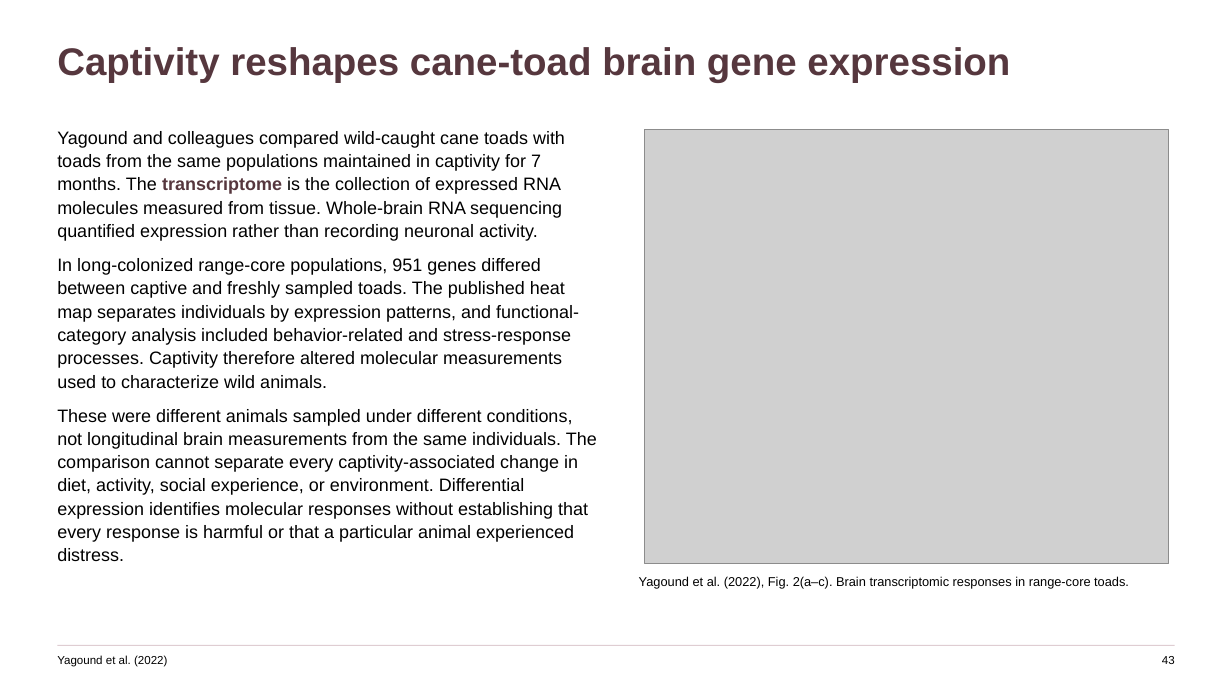
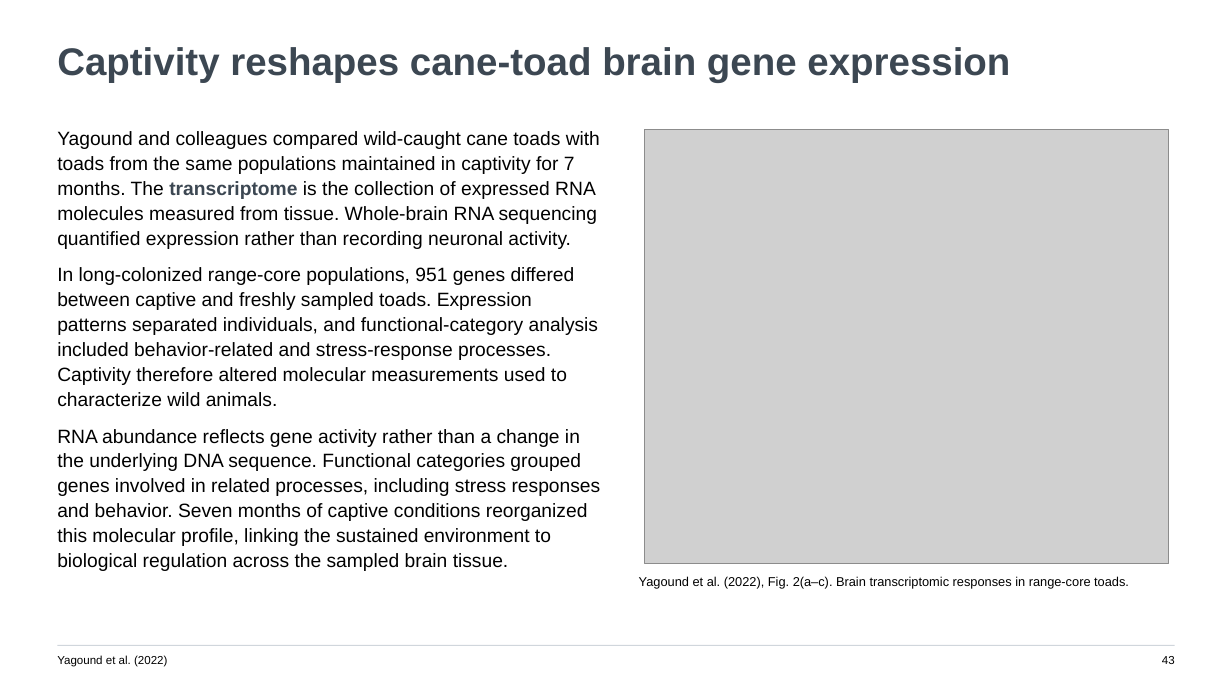
Before and after one commit to jordanxxlopez/NEUROETHOLOGY, a slide deck: slide 43 of lectures/L53/Neuroethology_Lecture53_FA2026.pptx. Drawn at 1232x693 pixels with LibreOffice and Linux fonts; fonts in the diff are those of the drawing; grey boxes stand for pictures. Boxes give left, top, right and bottom in pixels: in the first picture for what was removed or moved away, otherwise in the second. Text is boxed around its words. In the diff, an @@ line names an element or a change of style, - is before the commit and + after.

Commit message:
Revise Lecture 53 with teaching-focused paragraphs and new theme

```diff
--- a/lectures/L53/Neuroethology_Lecture53_FA2026.pptx
+++ b/lectures/L53/Neuroethology_Lecture53_FA2026.pptx
@@ text "Captivity reshapes cane-toad brain gene ..." at (57,47,1010,83): text colour #56373E to #3C4752 @@
@@ text at (57,131,600,249): size 14 to 15 pt in "Yagound and colleagues compared wild-caught cane toads ..."; text colour #56373E to #3C4752 in "transcriptome" @@
@@ text at (57,267,601,571): text changed; size 14 to 15 pt @@
-In long-colonized range-core populations, 951 genes differed between captive and freshly sampled toads. The published heat map separates individuals by expression patterns, and functional-category analysis included behavior-related and stress-response processes. Captivity therefore altered molecular measurements used to characterize wild animals.
-These were different animals sampled under different conditions, not longitudinal brain measurements from the same individuals. The comparison cannot separate every captivity-associated change in diet, activity, social experience, or environment. Differential expression identifies molecular responses without establishing that every response is harmful or that a particular animal experienced distress.
+In long-colonized range-core populations, 951 genes differed between captive and freshly sampled toads. Expression patterns separated individuals, and functional-category analysis included behavior-related and stress-response processes. Captivity therefore altered molecular measurements used to characterize wild animals.
+RNA abundance reflects gene activity rather than a change in the underlying DNA sequence. Functional categories grouped genes involved in related processes, including stress responses and behavior. Seven months of captive conditions reorganized this molecular profile, linking the sustained environment to biological regulation across the sampled brain tissue.
@@ rectangle at (57,645,1175,646): fill #DFCDD2 to #D0D6DC @@
```
Also in this commit, not shown: 45 other slides changed, 7 other files.
